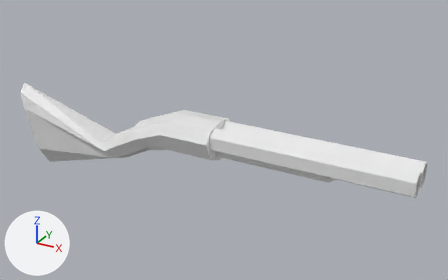
The Blender file Assets/Models/Blender/Weapons/Shotgun.blend as it was, and as the next commit left it.
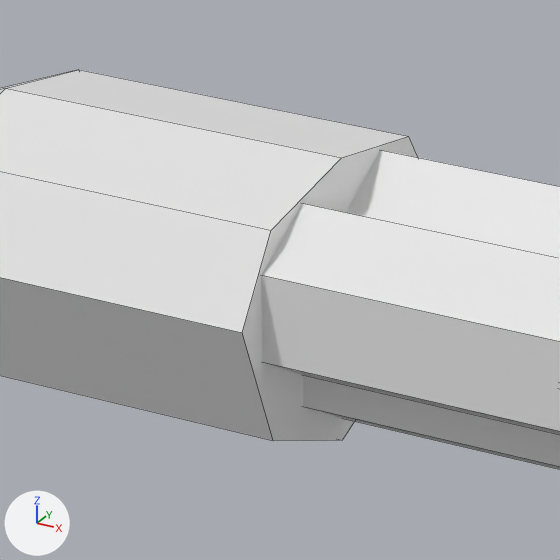
Each version appears first whole from a 50 mm lens placed at (1.54, -3.216, 1.585), pointed at (-0.31, 0.149, -0.097), and next in a close-up on the part from 39% to 56% of the width and 36% to 63% of the height. Lighting does not change. The marker at lower left points along +X, +Y and +Z. The close-ups show mesh edges as thin lines.
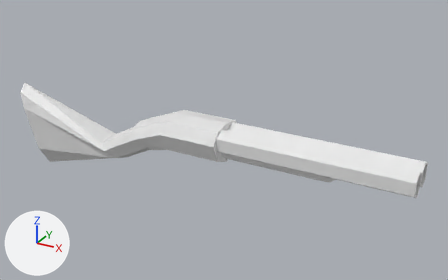
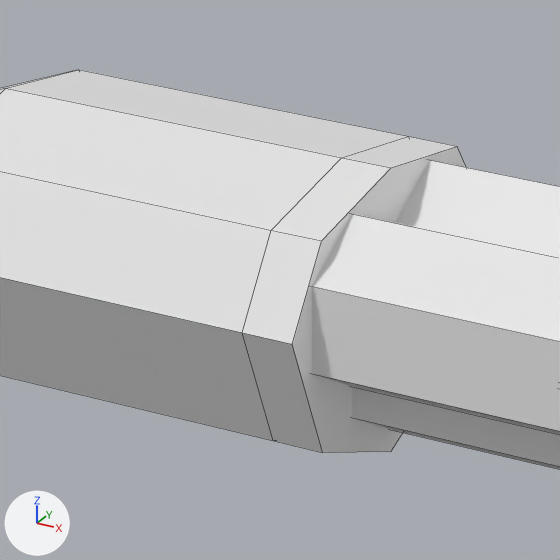
The change, as a diff of the scene's bpy script:
```diff
--- a/Assets/Models/Blender/Weapons/Shotgun.blend.py
+++ b/Assets/Models/Blender/Weapons/Shotgun.blend.py
@@ me_cylinder_005 @@
 # used by ob_cylinder_003; location = (-0.43, 0.0, 0.0); rotation_euler = (0.0, 1.571, 0.0), in degrees (0, 90, 0); scale = (0.173, 0.173, 0.173)
-me_cylinder_005.from_pydata(...)  # 48 vertices, 42 faces; spans x -0.57..3.12, y -1.0..1.0, z -8.79..1.0
+me_cylinder_005.from_pydata(...)  # 56 vertices, 50 faces; spans x -0.57..3.12, y -1.0..1.0, z -8.79..1.28
+# me_cylinder_005 part 1
+# 1 face is deleted
+# 8 new vertices lie (0.0, 0.0, 0.28) away from vertices in x -0.57..1.0, y -1.0..1.0, z 1.0
+# 9 new faces join them
```

Changed parts and their boxes (x1, y1, x2, y2) in the close-ups (560 x 560 px):
'Cylinder.003', reshaped
    before: (0, 70, 418, 441)
    after: (0, 70, 466, 453)
part 1 of me_cylinder_005, built on
    before: (242, 136, 418, 441)
    after: (242, 136, 466, 453)
